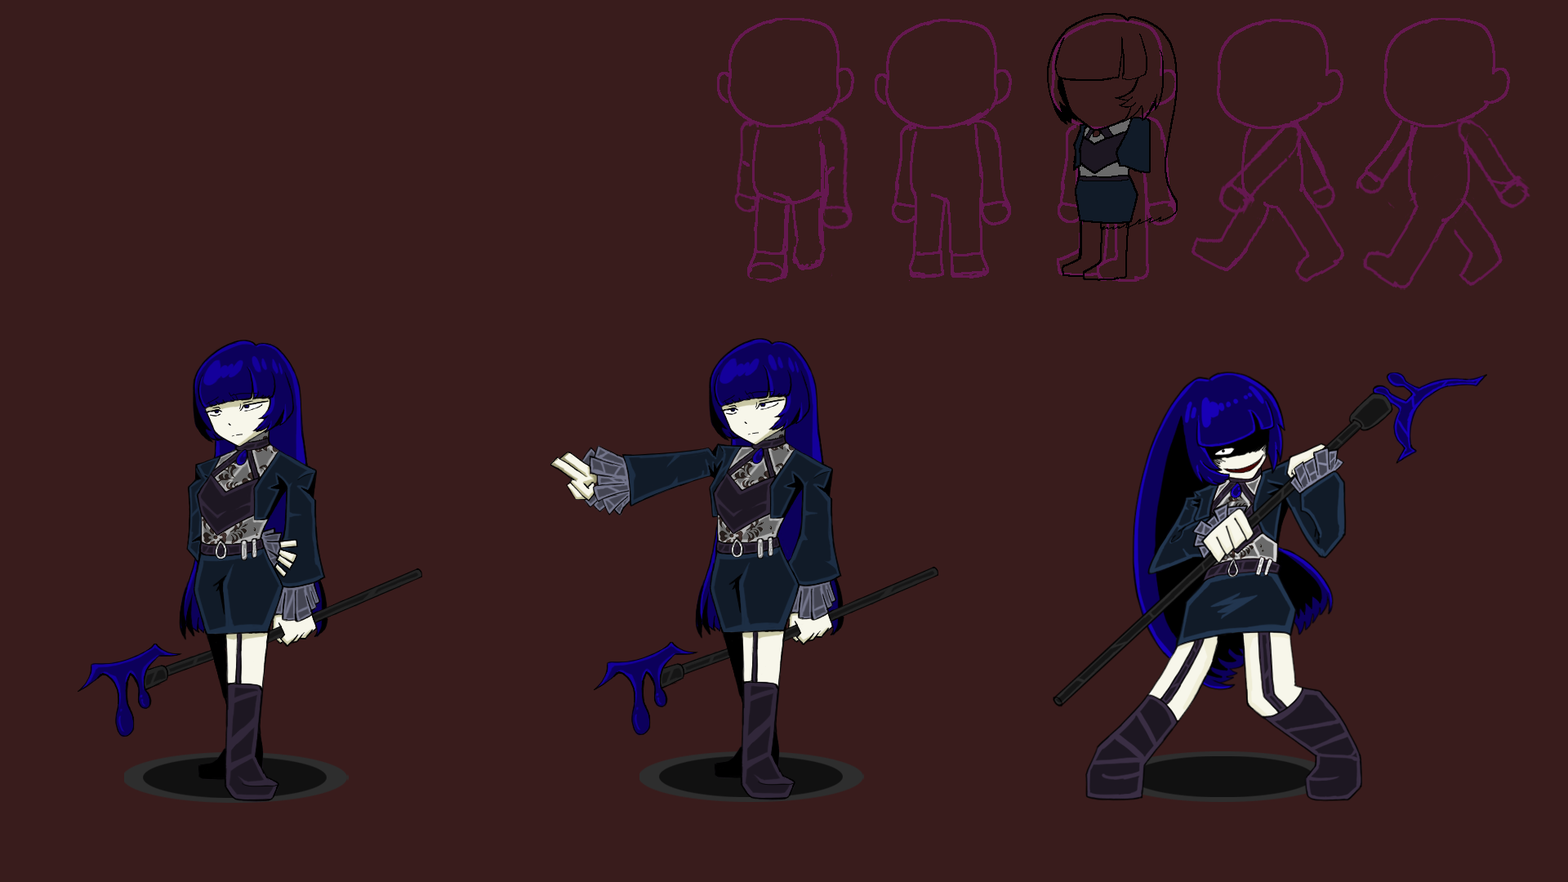
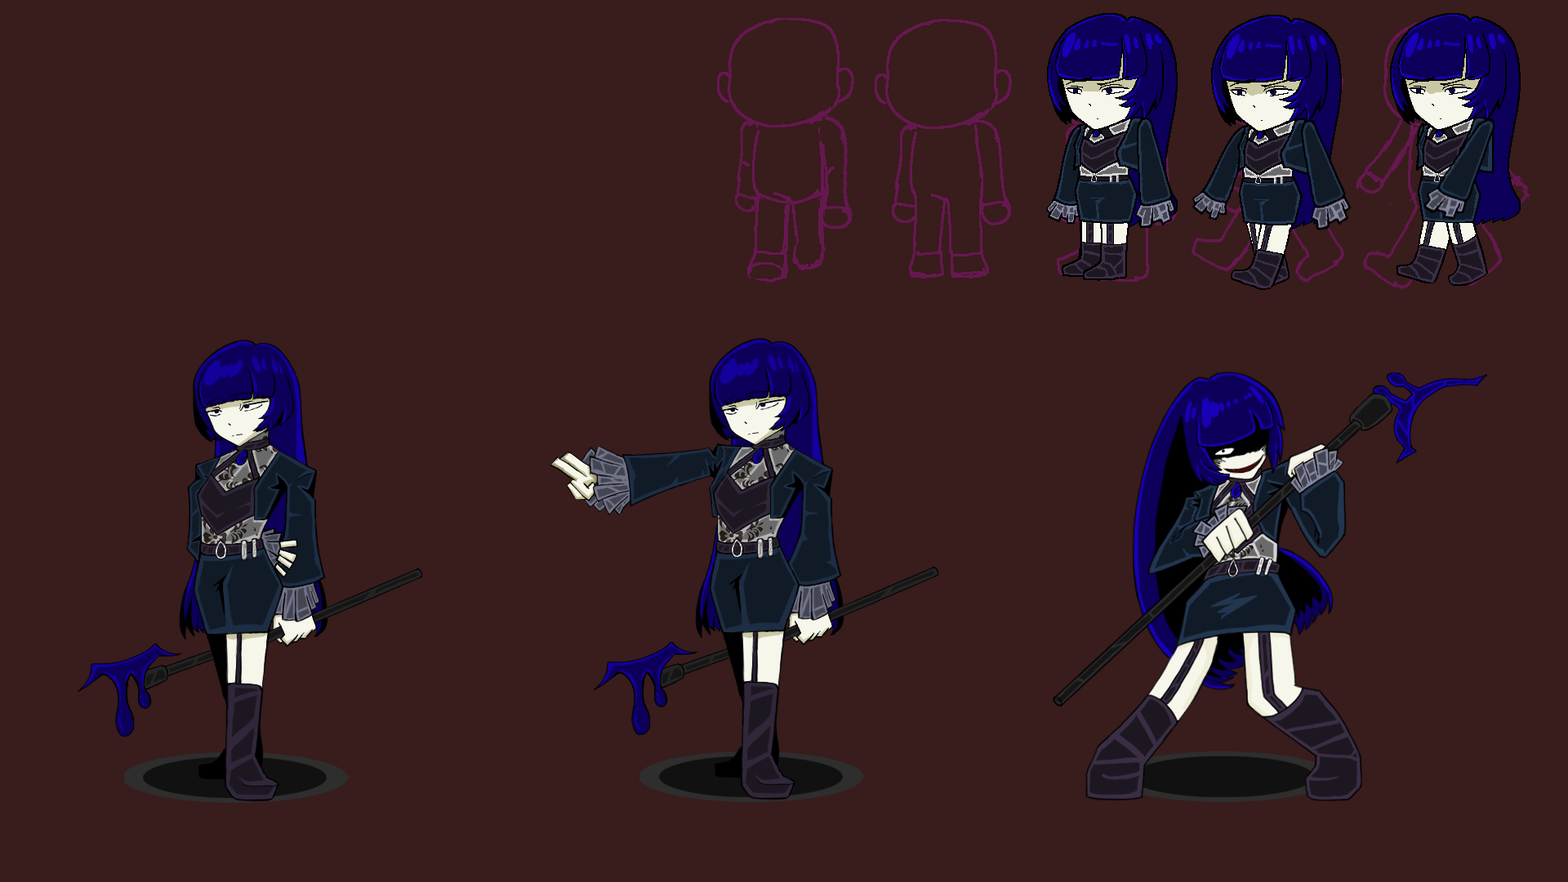
The second w=1568, h=882 image is a revision of the first. Changes to its layers:
added group "전진2" with 19 layers in group "SD옆" over (x1=1389, y1=13, x2=1521, y2=286)
added group "하체" (1st of 3, in "SD옆" › "전진2") with 4 layers in group "전진2" over (x1=1396, y1=173, x2=1488, y2=286)
added layer "선" (2nd of 13, in "SD옆" › "전진2" › "하체") in group "하체" over (x1=1396, y1=173, x2=1488, y2=286)
added layer "채색" (2nd of 13, in "SD옆" › "전진2" › "하체") in group "하체" over (x1=1397, y1=176, x2=1488, y2=286)
added group "몸통" (1st of 3, in "SD옆" › "전진2") with 5 layers in group "전진2" over (x1=1389, y1=13, x2=1521, y2=231)
added layer "빛" (3rd of 13, in "SD옆" › "전진2" › "몸통") (overlay) in group "몸통" over (x1=1389, y1=13, x2=1506, y2=179)
added layer "선" (3rd of 13, in "SD옆" › "전진2" › "몸통") in group "몸통" over (x1=1389, y1=13, x2=1521, y2=231)
added layer "채색" (3rd of 13, in "SD옆" › "전진2" › "몸통") in group "몸통" over (x1=1391, y1=14, x2=1519, y2=230)
added group "전진1" with 19 layers in group "SD옆" over (x1=1191, y1=14, x2=1353, y2=290)
added group "몸통" (2nd of 3, in "SD옆" › "전진1") with 5 layers in group "전진1" over (x1=1211, y1=14, x2=1342, y2=232)
added layer "빛" (7th of 13, in "SD옆" › "전진1" › "몸통") (overlay) in group "몸통" over (x1=1211, y1=15, x2=1327, y2=180)
added layer "선" (7th of 13, in "SD옆" › "전진1" › "몸통") in group "몸통" over (x1=1211, y1=14, x2=1342, y2=232)
added layer "채색" (7th of 13, in "SD옆" › "전진1" › "몸통") in group "몸통" over (x1=1212, y1=16, x2=1341, y2=232)
added group "정지" with 19 layers in group "SD옆" over (x1=1046, y1=14, x2=1176, y2=280)
moved "몸통" (3rd of 3, in "SD옆" › "정지") into group "정지" over (x1=1046, y1=14, x2=1176, y2=231)
added layer "빛" (11th of 13, in "SD옆" › "정지" › "몸통") (overlay) in group "몸통" over (x1=1048, y1=14, x2=1163, y2=179)
painted on "채색" (11th of 13, in "SD옆" › "정지" › "몸통") over (x1=1048, y1=14, x2=1176, y2=230)
…and 42 more changes (35 added, 4 painted, 3 stack, 2 visibility)